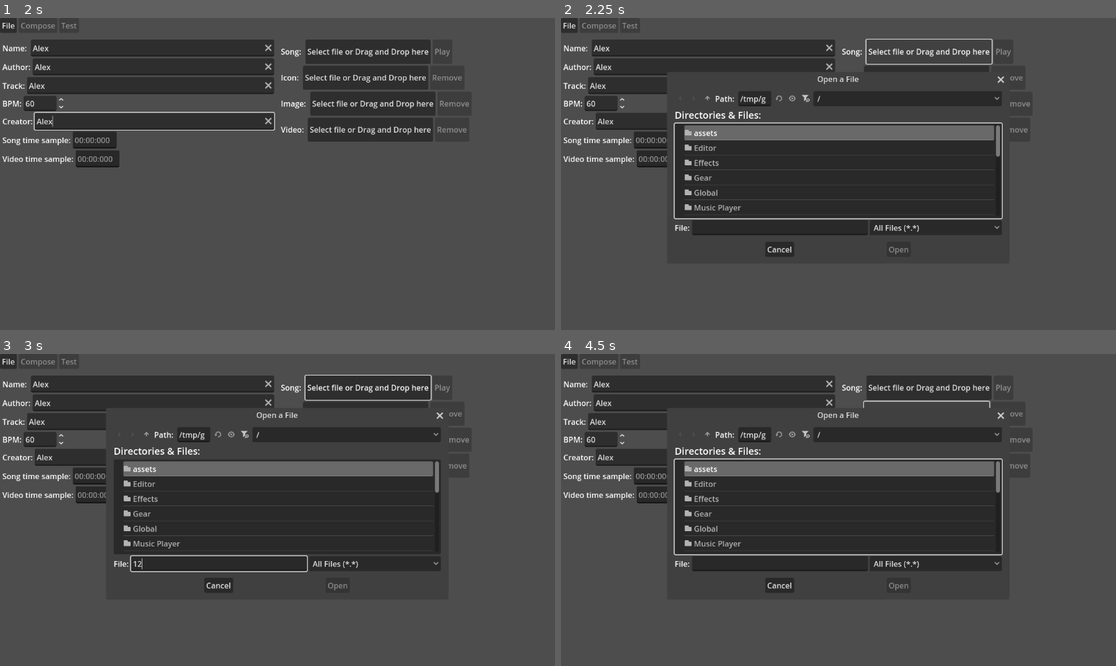
Above: before the commit, frames 1-4 (two rows, left to right).
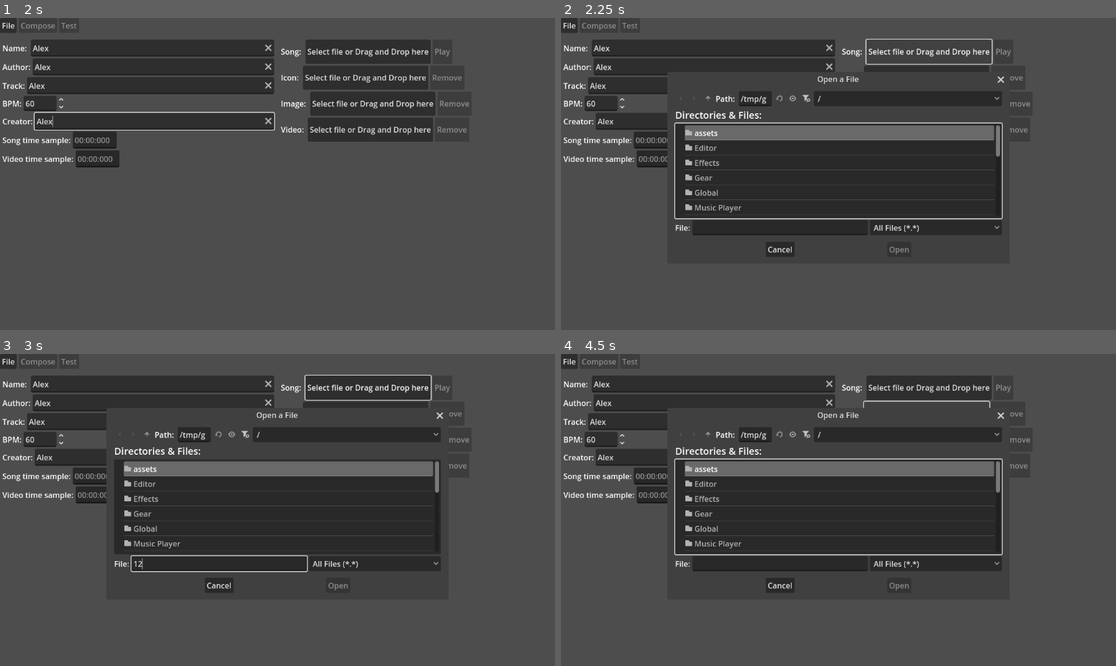
Above: after the commit, the same moments.

Repository: NothermanVEVO/June
Game: Godot game, scene res://Main.tscn
Same seed, same stepped clock (60 frames per second), same inputs: the game is played once before the commit and once after it.
Inputs (mouse positions are in pixels of both pictures, inside the frame that each line leads up to):
- Up to frame 1 (2 s): click (149, 49) at 0.52 s; type "Alex" at 0.6 s; click (155, 67) at 0.75 s; type "Alex" at 0.83 s; click (149, 86) at 0.98 s; type "Alex" at 1.07 s; click (155, 120) at 1.27 s; type "Alex" at 1.35 s
- Up to frame 2 (2.25 s): click "Select file or Drag and Drop …" at 2 s
- Up to frame 3 (3 s): click (216, 563) at 2.77 s; type "12" at 2.85 s
- Up to frame 4 (4.5 s): click "Cancel" at 3.5 s; click "Select file or Drag and Drop …" at 4.25 s

Frame 1 is identical in both runs. In frame 2, 0.8% of the frame differs, in the area x 19-63%, y 24-76%; in frame 3, 0.7%; in frame 4, 0.8%.

Commit message:
2025/09/07 - 001
- The options from quitting the Editor without saving now works.
- FileMenu Class now has an @export to define what editor scene it is.
- Decreased the holding delay.
- In the Editor Composer, moving the song time with keys or mouse whell will pause the game. The key up and down now moves the song time too.
-

Bug fix:
- Solved a bug where the song would play in the Editor Settings if pressed Enter or Space.
- Solved a bug that could occur while comparing floats in the get_notes from the NoteHolder.
- Solved a bug where the ConfirmationDialog wouldn't resize to the text if a bigger text was created before.
- Solved a bug where trying to save a file with the shortcut would pop two dialog windows.

Diff:
--- a/beat-the-beat/Editor/Editor Composer.tscn
+++ b/beat-the-beat/Editor/Editor Composer.tscn
@@ -51,6 +51,7 @@
 item_3/text = "Export"
 item_3/id = 3
 script = ExtResource("3_6pnfi")
+_editor_scene = 2
 
 [node name="Edit" type="PopupMenu" parent="MenuBar/MenuBar"]
 auto_translate_mode = 1
--- a/beat-the-beat/Editor/EditorSettings.tscn
+++ b/beat-the-beat/Editor/EditorSettings.tscn
@@ -35,6 +35,7 @@
 item_3/text = "Export"
 item_3/id = 3
 script = ExtResource("2_iy5o1")
+_editor_scene = 1
 
 [node name="Compose" type="Button" parent="Menu/FlowContainer"]
 layout_mode = 2
--- a/beat-the-beat/Editor/GameEditor.gd
+++ b/beat-the-beat/Editor/GameEditor.gd
@@ -45,7 +45,7 @@
 var _sample_long_fade_note : LongNote
 
 static var _holding_time : float = 0.0
-const _HOLDING_DELAY : float = 0.1
+const _HOLDING_DELAY : float = 0.05
 
 signal changed
 
@@ -140,31 +140,40 @@
 	else:
 		Global.set_mouse_effect(MouseEffect.Effect.NONE)
 
-	if get_global_rect().has_point(get_global_mouse_position()) and not Song.playing:
+	if get_global_rect().has_point(get_global_mouse_position()):
 		if Input.is_action_just_pressed("Scroll Up"): # SCROLL THE SONG
+			if Song.playing:
+				Song.stop()
 			Song.set_time(clampf(Song.get_time() + 0.1, 0.0, Song.get_duration()))
 		elif Input.is_action_just_pressed("Scroll Down"):
+			if Song.playing:
+				Song.stop()
 			Song.set_time(clampf(Song.get_time() - 0.1, 0.0, Song.get_duration()))
 
-	if Input.is_action_just_pressed("ui_right"):
+	if Input.is_action_just_pressed("ui_right") or Input.is_action_just_pressed("ui_up"):
+		if Song.playing:
+			Song.stop()
 		Song.set_time(clampf(Song.get_time() + 0.1, 0.0, Song.get_duration()))
-	elif Input.is_action_just_pressed("ui_left"):
+	elif Input.is_action_just_pressed("ui_left") or Input.is_action_just_pressed("ui_down"):
+		if Song.playing:
+			Song.stop()
 		Song.set_time(clampf(Song.get_time() - 0.1, 0.0, Song.get_duration()))
-	elif Input.is_action_pressed("ui_right"):
+	elif Input.is_action_pressed("ui_right") or Input.is_action_pressed("ui_up"):
 		_holding_time += delta
 		if _holding_time >= _HOLDING_DELAY:
 			_holding_time -= _HOLDING_DELAY
 			Song.set_time(clampf(Song.get_time() + 0.1, 0.0, Song.get_duration()))
-	elif Input.is_action_pressed("ui_left"):
+	elif Input.is_action_pressed("ui_left") or Input.is_action_pressed("ui_down"):
 		_holding_time += delta
 		if _holding_time >= _HOLDING_DELAY:
 			_holding_time -= _HOLDING_DELAY
 			Song.set_time(clampf(Song.get_time() - 0.1, 0.0, Song.get_duration()))
 
-	if Input.is_action_just_released("ui_right") or Input.is_action_just_released("ui_left"):
+	if (Input.is_action_just_released("ui_right") or Input.is_action_just_released("ui_left") or
+		Input.is_action_just_released("ui_up") or Input.is_action_just_released("ui_down")):
 		_holding_time = 0.0
 
-	if Input.is_action_just_pressed("ui_accept"):
+	if Input.is_action_just_pressed("ui_accept") and Editor.get_current_scene() == Editor.Scenes.COMPOSER:
 		if Song.playing:
 			Song.stop()
 		else:
--- a/beat-the-beat/Editor/MenuBar/File.gd
+++ b/beat-the-beat/Editor/MenuBar/File.gd
@@ -1,6 +1,8 @@
 extends PopupMenu
 
 class_name FileMenu
+
+@export var _editor_scene : Editor.Scenes
 
 enum Choices {NEW = 0, OPEN = 1, SAVE = 2, EXPORT = 3, NONE = 4}
 var _last_choice : Choices = Choices.NONE
@@ -15,6 +17,8 @@
 
 static var dialog_confirmation_id : int
 static var dialog_file_id : int
+
+static var _last_saved_id : int = -1
 
 func _ready() -> void:
 	current_ID = Global.get_UUID()
@@ -30,7 +34,7 @@
 	DialogFile.file_selected.connect(_file_dialog_file)
 
 func _process(delta: float) -> void:
-	if Input.is_action_just_pressed("Save") and not DialogConfirmation.visible:
+	if Input.is_action_just_pressed("Save") and not DialogConfirmation.visible and Editor.get_current_scene() == _editor_scene:
 		if _file_path:
 			save_file(_file_path)
 		else:
@@ -62,6 +66,7 @@
 			_file_path = ""
 			current_ID = Global.get_UUID()
 			Global.set_window_title(Global.TitleType.EDITOR_UNSAVED)
+			Editor.saved_file()
 		Choices.OPEN:
 			pass
 		Choices.SAVE:
@@ -130,12 +135,13 @@
 			else:
 				DialogConfirmation.pop_up("Cancel", "Ok", "An error occured while saving the file.")
 
-static func save() -> void:
-	if Editor.editor_settings.is_empty() and Editor.editor_composer.editor_menu_bar.is_editor_empty():
-		return
+static func save() -> int:
+	if Editor.editor_settings.is_empty() and EditorMenuBar.is_editor_empty():
+		return -1
 	if not _file_path:
 		dialog_file_id = DialogFile.pop_up(FileDialog.FILE_MODE_SAVE_FILE, FileDialog.ACCESS_USERDATA, Global.EDITOR_PATH)
 		_last_file_dialog_choice = Choices.SAVE
+	return dialog_file_id
 
 func _export(path : String) -> void:
 	path = path.get_basename()
@@ -223,6 +229,7 @@
 func _file_dialog_file(path : String) -> void:
 	if DialogFile.get_last_caller() != dialog_file_id:
 		return
+	_last_saved_id = dialog_file_id
 	DialogFile.remove_last_caller()
 	if _last_file_dialog_choice == Choices.SAVE:
 		_file_path = Global.EDITOR_PATH + "//" + path.get_file() + ".json"
@@ -235,3 +242,6 @@
 
 static func get_file_path() -> String:
 	return _file_path
+
+static func get_last_saved_id() -> int:
+	return _last_saved_id
--- a/beat-the-beat/Gear/Note Holder/NoteHolder.gd
+++ b/beat-the-beat/Gear/Note Holder/NoteHolder.gd
@@ -32,7 +32,7 @@
 	queue_redraw() #TODO REMOVE THIS LATER, FOR THE SAKE OF GOD
 
 func _physics_process(delta: float) -> void:
-	#if _notes:sasa~]sa~]
+	#if _notes:
 	match Gear.mode:
 		Gear.Mode.PLAYER:
 			_player_process()
@@ -198,7 +198,7 @@
 			high = mid
 
 	var i := low
-	while i < _notes.size() and _notes[i].get_time() <= to:
+	while i < _notes.size() and (_notes[i].get_time() < to or is_equal_approx( _notes[i].get_time(), to)):
 		result.append(_notes[i])
 		i += 1
 
--- a/beat-the-beat/Global/DialogConfirmation.gd
+++ b/beat-the-beat/Global/DialogConfirmation.gd
@@ -13,6 +13,7 @@
 	cancel_button_text = cancel_text
 	ok_button_text = ok_text
 	dialog_text = dialog
+	reset_size()
 	popup()
 	return _id
 
--- a/beat-the-beat/Global/Editor.gd
+++ b/beat-the-beat/Global/Editor.gd
@@ -1,4 +1,7 @@
 extends Node
+
+enum Scenes {NONE, SETTINGS, COMPOSER}
+var _current_scene : Scenes
 
 var _editor_menu_bar_scene := load("res://Editor/Editor Composer.tscn")
 @onready var editor_composer : EditorComposer = _editor_menu_bar_scene.instantiate()
@@ -11,6 +14,8 @@
 
 var _dialog_confirmation_id : int
 
+signal file_saved
+
 func _ready() -> void:
 	get_tree().root.close_requested.connect(_on_close_requested)
 	DialogConfirmation.confirmed.connect(_confirmation_dialog_confirmed)
@@ -19,6 +24,7 @@
 	## TEMP, REMOVE LATER
 	get_tree().root.add_child.call_deferred(editor_composer)
 	get_tree().root.add_child.call_deferred(editor_settings)
+	_current_scene = Scenes.SETTINGS
 	editor_composer.visible = false
 	editor_settings.visible = true
 	is_on_editor = true
@@ -29,6 +35,9 @@
 	#print(_is_saved)
 	pass
 
+func get_current_scene() -> Scenes:
+	return _current_scene
+
 func is_saved() -> bool:
 	return _is_saved
 
@@ -36,11 +45,13 @@
 	_is_saved = false
 
 func saved_file() -> void:
+	file_saved.emit.call_deferred()
 	_is_saved = true
 
 func change_to_composer() -> void:
 	editor_composer.visible = true
 	editor_settings.visible = false
+	_current_scene = Scenes.COMPOSER
 	Song.set_time(editor_composer.song_time_pos)
 
 func change_to_settings() -> void:
@@ -48,6 +59,7 @@
 	editor_composer.visible = false
 	editor_settings.visible = true
 	editor_settings.play_song_button.text = "Play"
+	_current_scene = Scenes.SETTINGS
 	Song.set_time(0.0)
 
 func load_resource(song_resource : SongResource) -> void:
@@ -67,14 +79,20 @@
 	else:
 		get_tree().quit()
 
-func _confirmation_dialog_confirmed() -> void:
+func _confirmation_dialog_confirmed() -> void: ## QUIT WITH SAVING
+	var saved_id : int
 	if _dialog_confirmation_id != DialogConfirmation.get_last_caller():
 		return
 	if FileMenu.get_file_path():
 		FileMenu.save_file(FileMenu.get_file_path())
+		await file_saved
+		get_tree().quit()
 	else:
-		FileMenu.save()
+		saved_id = FileMenu.save()
+		await file_saved
+		if saved_id == FileMenu.get_last_saved_id():
+			get_tree().quit()
 
-func _confirmation_dialog_canceled() -> void:
+func _confirmation_dialog_canceled() -> void: ## QUIT WITHOUT SAVING
 	if _dialog_confirmation_id == DialogConfirmation.get_last_caller():
 		get_tree().quit()
